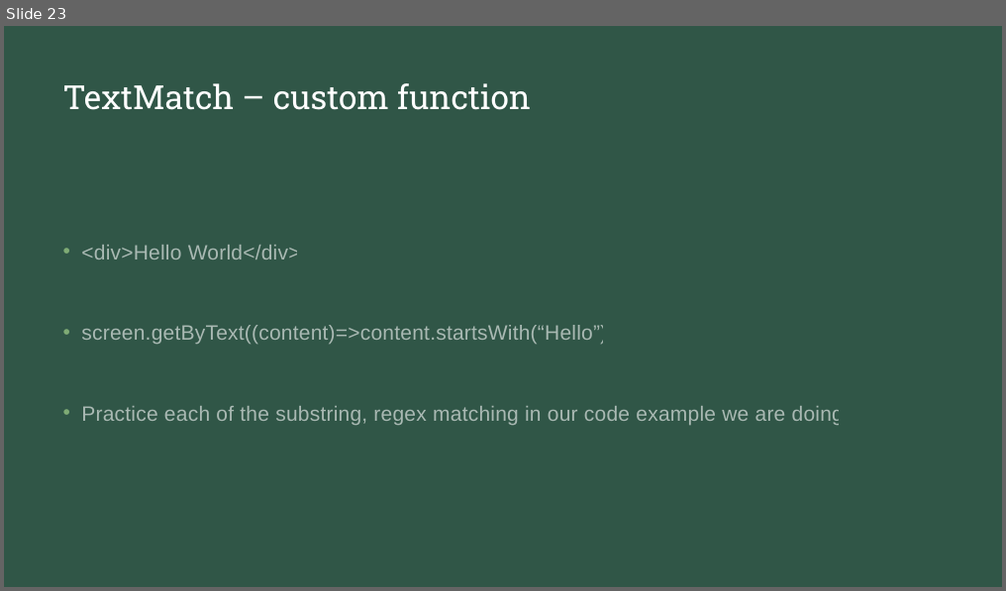
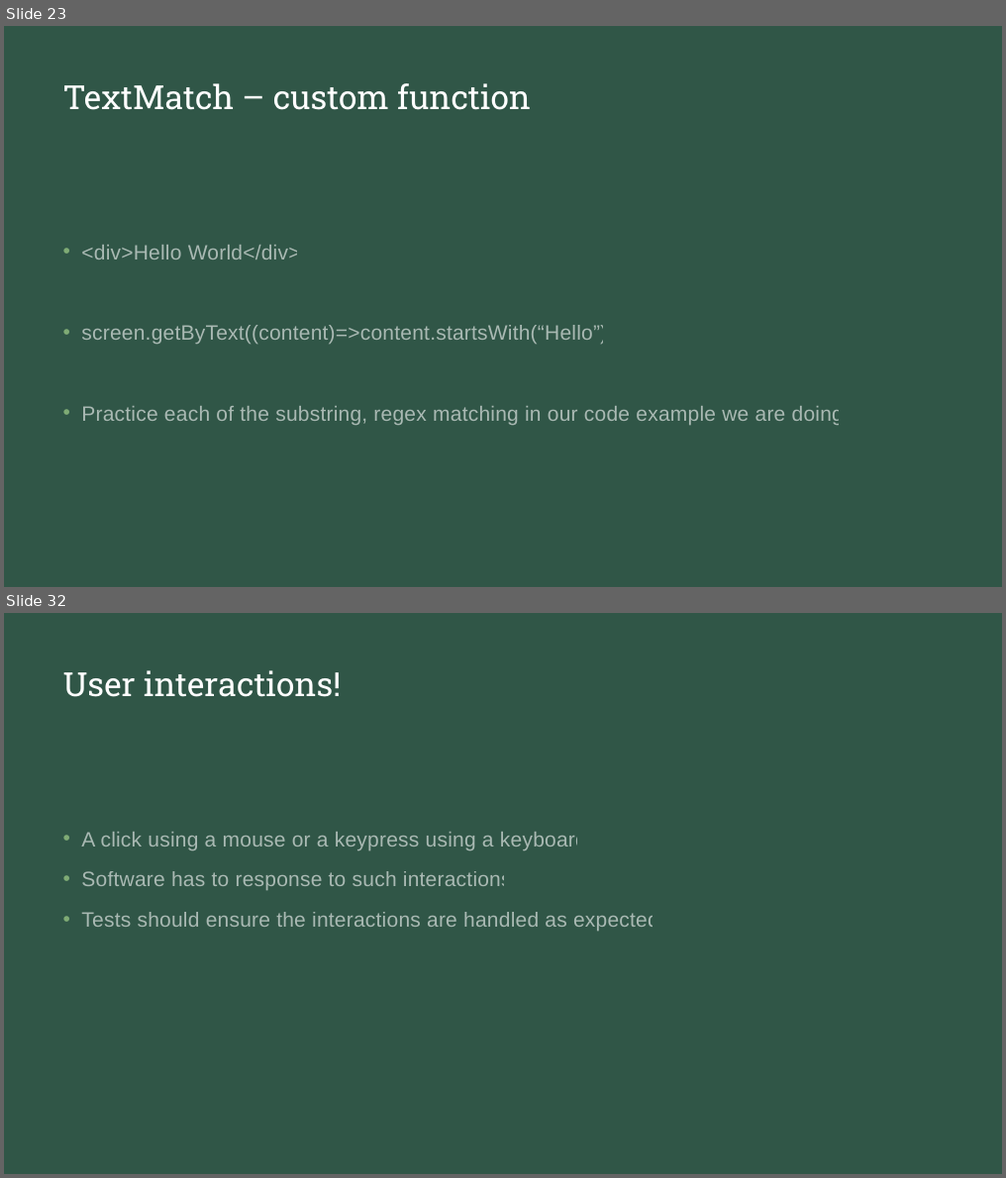
Before and after one commit to natiquekeyin/spring2023, a slide deck: JavaScript/Week12/Week12.pptx. Shown one above the other, each under a label of ours: slide 23 before the commit, slides 23 and 32 after it; the slides between them are not shown. The pictures are 1006x591 and 1006x1178 pixels, drawn with LibreOffice and Linux fonts; fonts in the diff are those of the drawing. Boxes give left, top, right and bottom in pixels: in the first picture for what was removed or moved away, otherwise in the second. Text is boxed around its words. In the diff, an @@ line names an element or a change of style, - is before the commit and + after.

```diff
--- a/JavaScript/Week12/Week12.pptx
+++ b/JavaScript/Week12/Week12.pptx
@@ slide 32 added at box(4, 613, 1002, 1174), background #213B31; not listed: 1 template element that a slide beside it also shows @@
@@ title added at box(63, 670, 341, 697), 32 pt, text #FFFFFF @@
+User interactions!
@@ text added at box(81, 832, 665, 932), 20 pt, text #FFFFFF at 58% opacity @@
+• A click using a mouse or a keypress using a keyboard
+• Software has to response to such interactions
+• Tests should ensure the interactions are handled as expected.
```
Also in this commit, not shown: 2 slides changed, 12 other slides added, 7 other files.
